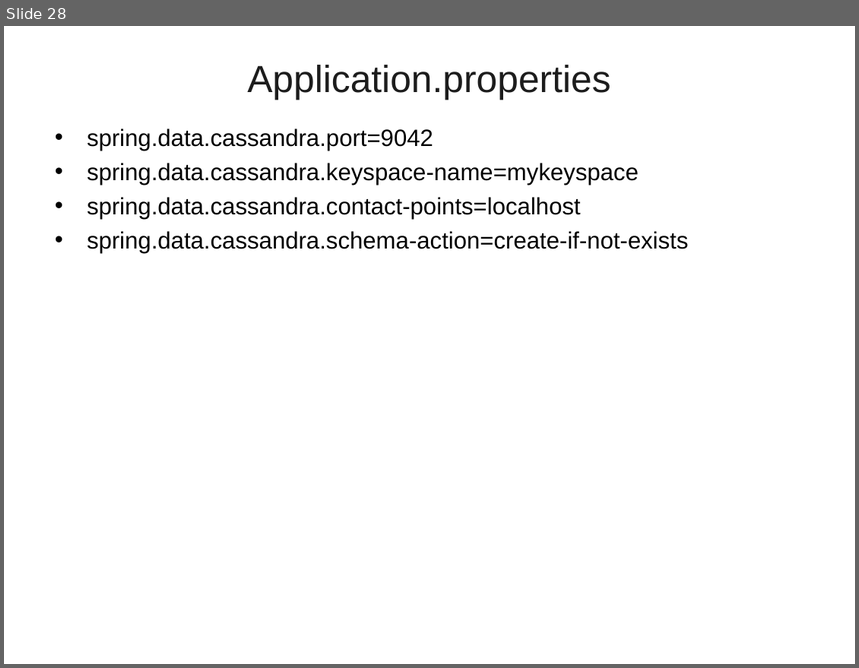
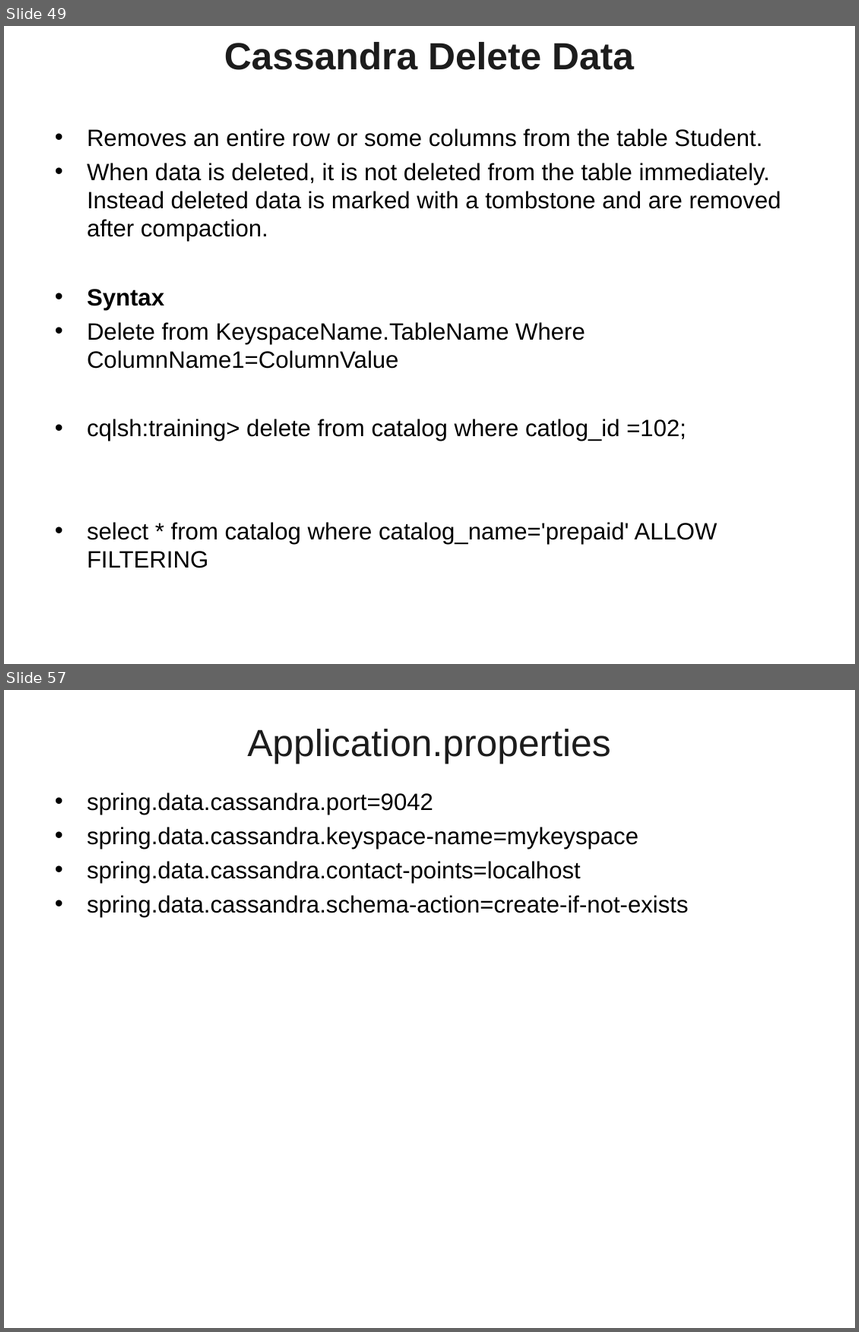
Before and after one commit to vicky-sai/PPTs, a slide deck: SpringData_NoSQL.ppt. Shown one above the other, each under a label of ours: slide 28 before the commit, slides 49 and 57 after it; the slides between them are not shown. The pictures are 859x668 and 859x1332 pixels, drawn with LibreOffice and Linux fonts; fonts in the diff are those of the drawing; background and template pictures are left out. Boxes give left, top, right and bottom in pixels: in the first picture for what was removed or moved away, otherwise in the second. Text is boxed around its words. In the diff, an @@ line names an element or a change of style, - is before the commit and + after.

```diff
--- a/SpringData_NoSQL.ppt
+++ b/SpringData_NoSQL.ppt
@@ slide 49 added at (4,26,855,664), background picture (left out) @@
@@ title added at (224,42,634,70), 32 pt, text #1C1C1C, bold @@
+Cassandra Delete Data
@@ text added at (87,129,781,569), 20 pt, text #000000 @@
+• Removes an entire row or some columns from the table Student.
+• When data is deleted, it is not deleted from the table immediately. Instead deleted data is marked with a tombstone and are removed after compaction.
+• Syntax
+• Delete from KeyspaceName.TableName Where ColumnName1=ColumnValue
+• cqlsh:training> delete from catalog where catlog_id =102;
+• select * from catalog where catalog_name='prepaid' ALLOW FILTERING
@@ what was slide 28 is now slide 57 @@
```
Also in this commit, not shown: 1 slide changed, 28 other slides added, 3 slides removed.
